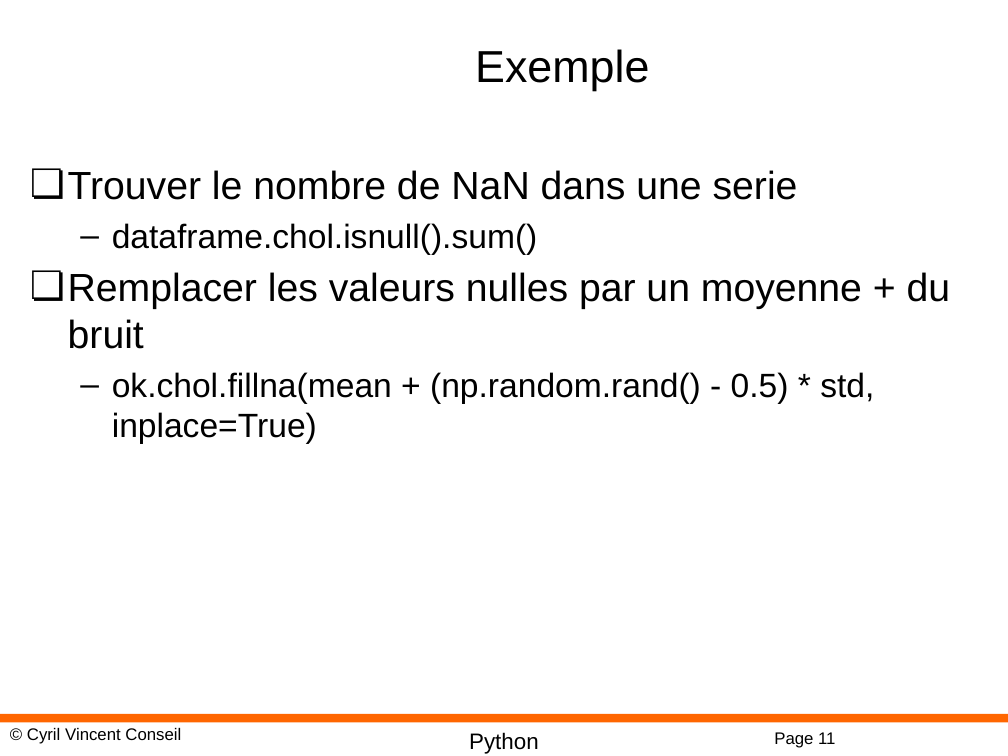
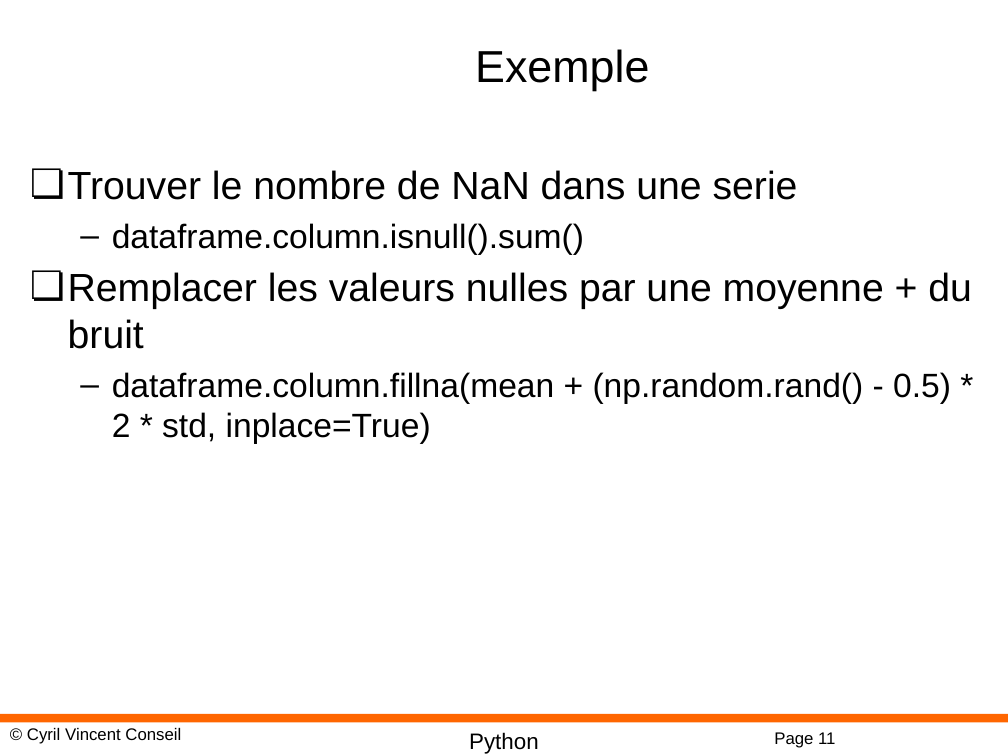
Before and after one commit to cyrilvincent/python, a slide deck: slide 11 of ppt/PythonMath11-Pandas.pptx. Drawn at 1008x756 pixels with LibreOffice and Linux fonts; fonts in the diff are those of the drawing; background and template pictures are left out. Boxes give left, top, right and bottom in pixels: in the first picture for what was removed or moved away, otherwise in the second. Text is boxed around its words. In the diff, an @@ line names an element or a change of style, - is before the commit and + after.

```diff
--- a/ppt/PythonMath11-Pandas.pptx
+++ b/ppt/PythonMath11-Pandas.pptx
@@ text at bbox=[68, 223, 972, 444]: text changed @@
-  – dataframe.chol.isnull().sum()
-❏ Remplacer les valeurs nulles par un moyenne + du bruit
-  – ok.chol.fillna(mean + (np.random.rand() - 0.5) * std, inplace=True)
+  – dataframe.column.isnull().sum()
+❏ Remplacer les valeurs nulles par une moyenne + du bruit
+  – dataframe.column.fillna(mean + (np.random.rand() - 0.5) * 2 * std, inplace=True)
```
Also in this commit, not shown: 3 other files.
